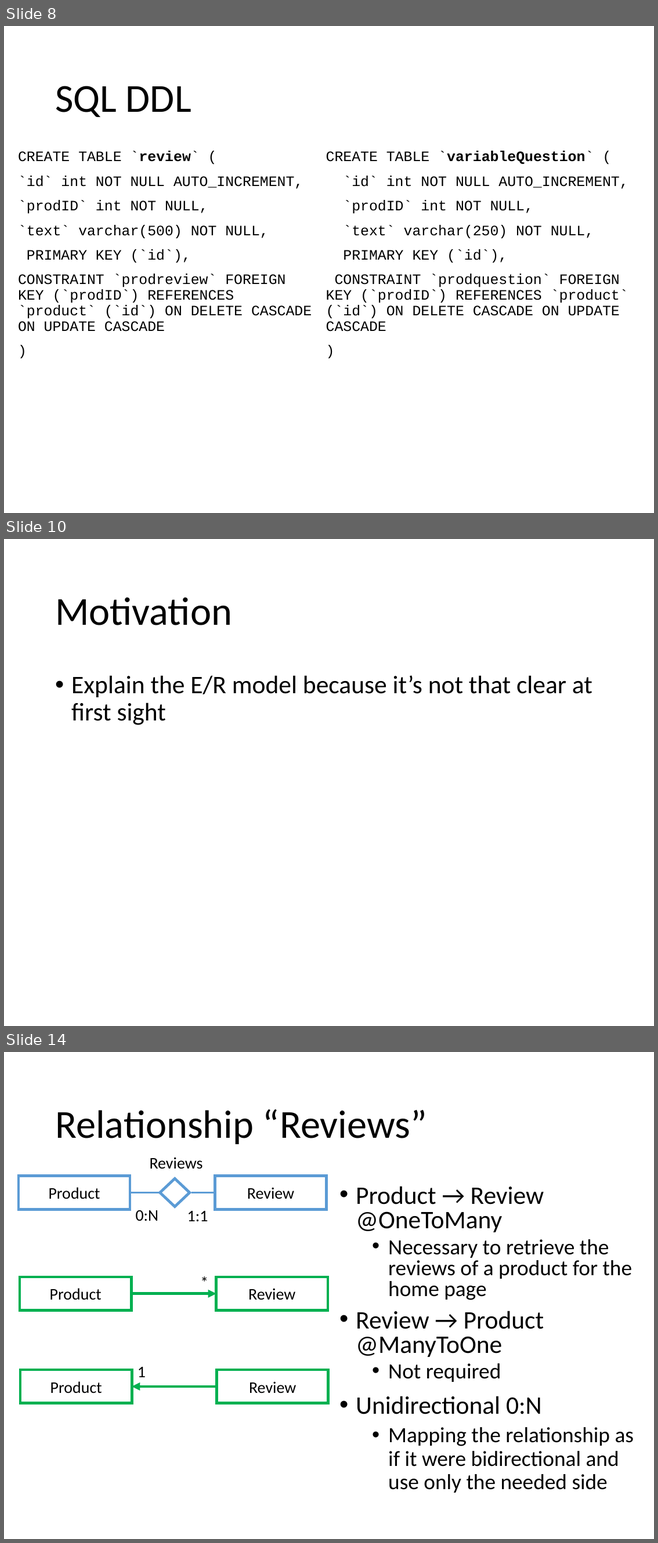
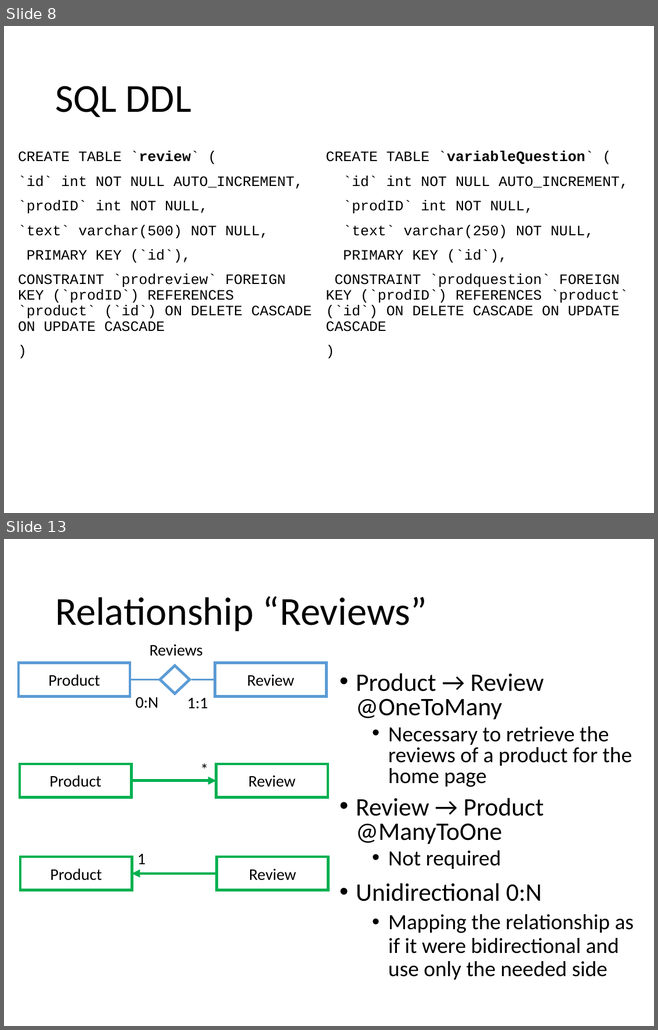
Before and after one commit to riccardo-nannini/Gamified-Marketing-Application, a slide deck: DD.pptx. Shown one above the other, each under a label of ours: slides 8, 10 and 14 before the commit, slides 8 and 13 after it; the slides between them are not shown. The pictures are 658x1543 and 658x1030 pixels, drawn with LibreOffice and Linux fonts; fonts in the diff are those of the drawing. Boxes give left, top, right and bottom in pixels: in the first picture for what was removed or moved away, otherwise in the second. Text is boxed around its words. In the diff, an @@ line names an element or a change of style, - is before the commit and + after.

```diff
--- a/DD.pptx
+++ b/DD.pptx
@@ slide 10 removed at [4,539,654,1026], background #FFFFFF @@
@@ title removed at [55,597,232,625] @@
-Motivation
@@ text removed at [71,675,592,725] @@
-• Explain the E/R model because it’s not that clear at first sight
@@ what was slide 14 is now slide 13 @@
```
Also in this commit, not shown: 8 slides changed, 4 slides added, 1 other slide removed, 14 other files.
